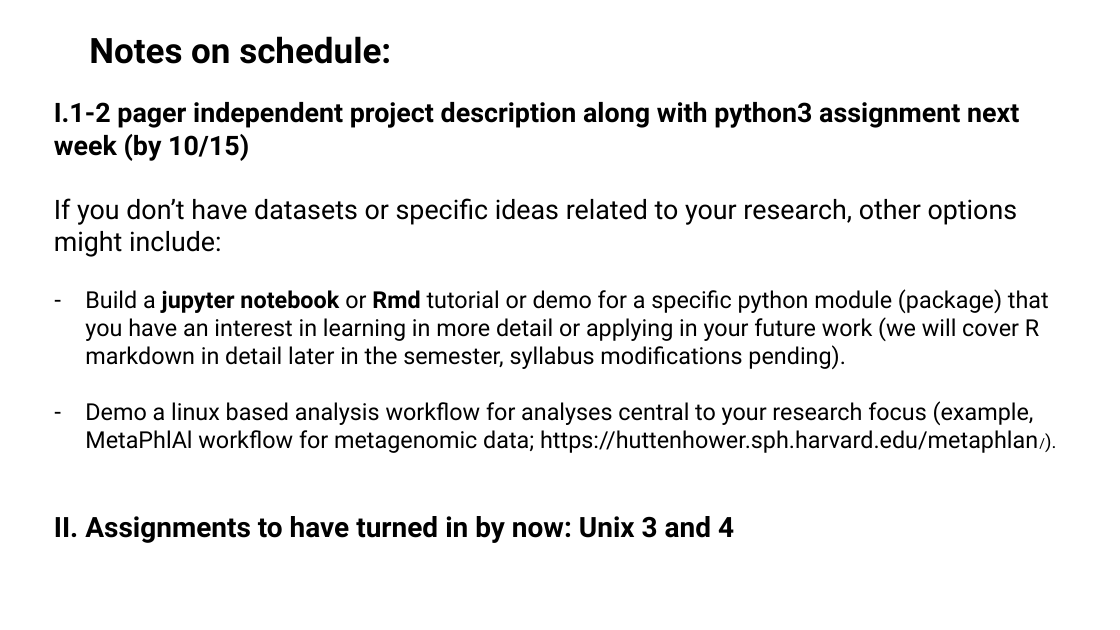
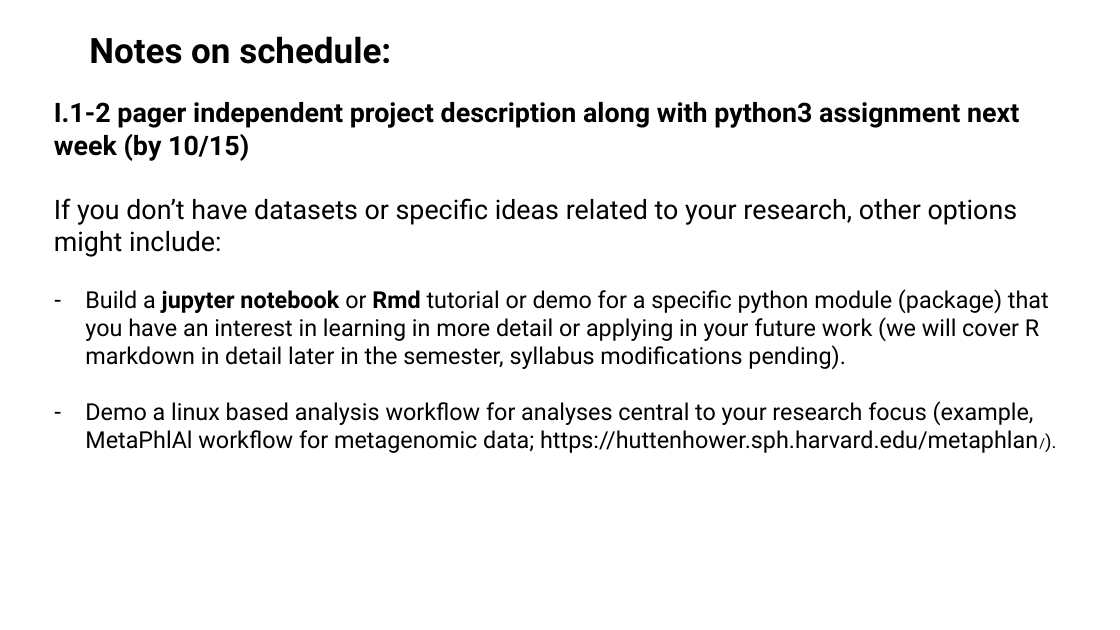
Before and after one commit to tparchman/F25_BIOL792, a slide deck: slide 14 of week6_pythonI/week6_python.pptx (slide 15 before the commit). Drawn at 1120x630 pixels with LibreOffice and Linux fonts; fonts in the diff are those of the drawing. Boxes give left, top, right and bottom in pixels: in the first picture for what was removed or moved away, otherwise in the second. Text is boxed around its words. In the diff, an @@ line names an element or a change of style, - is before the commit and + after.

```diff
--- a/week6_pythonI/week6_python.pptx
+++ b/week6_pythonI/week6_python.pptx
@@ text at (x1=54, y1=516, x2=734, y2=543): paragraph removed @@
-II. Assignments to have turned in by now: Unix 3 and 4
```
Also in this commit, not shown: 1 slide removed, 2 other files.
